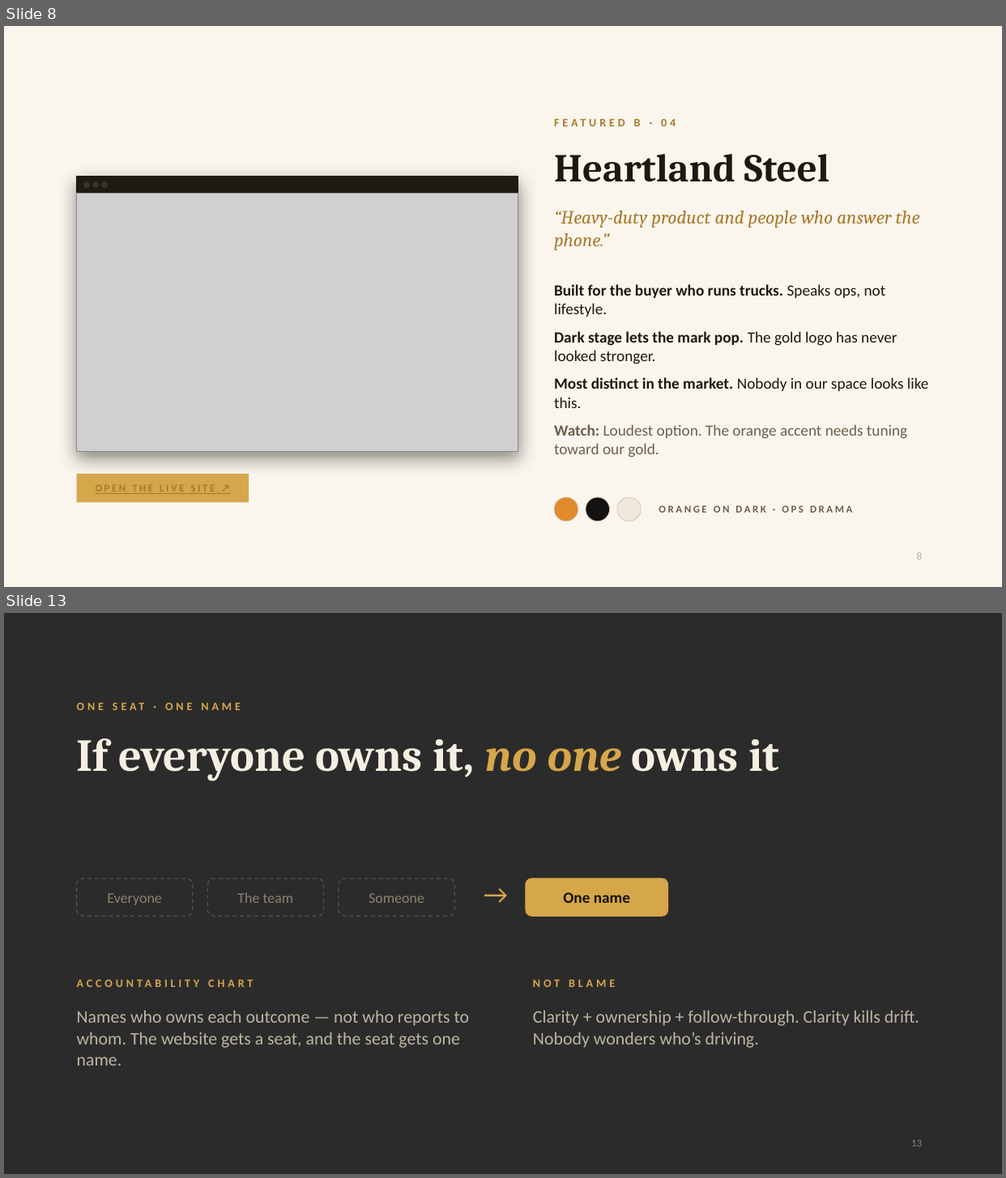
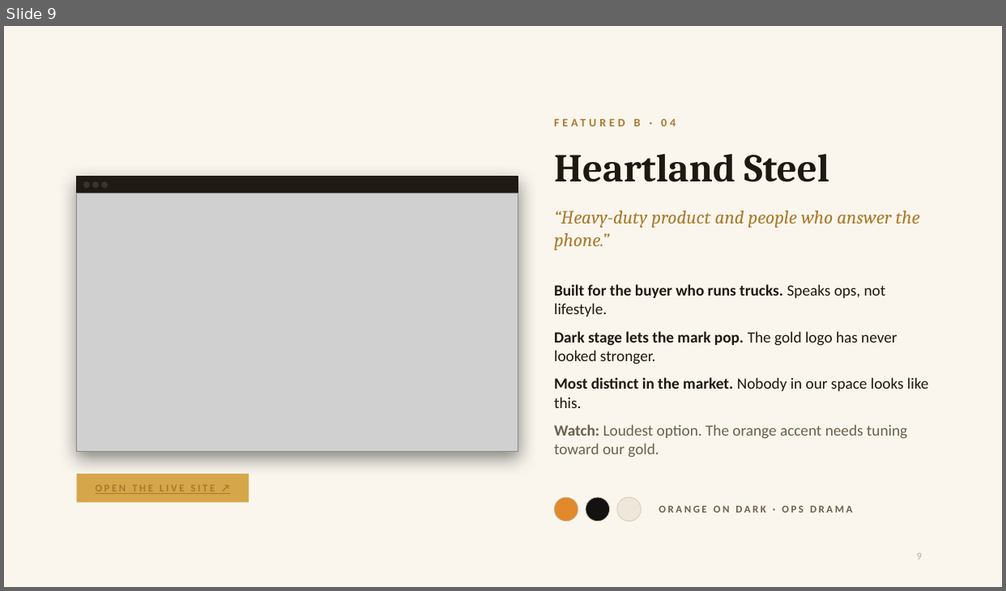
Before and after one commit to jpzllkfl/ace-design-presentation, a slide deck: ACE-Design-Review.pptx. Shown one above the other, each under a label of ours: slides 8 and 13 before the commit, slide 9 after it; the slides between them are not shown. The pictures are 1006x1178 and 1006x591 pixels, drawn with LibreOffice and Linux fonts; fonts in the diff are those of the drawing; grey boxes stand for pictures; background and template pictures are left out; a plain dark background stands for a picture behind light text. Boxes give left, top, right and bottom in pixels: in the first picture for what was removed or moved away, otherwise in the second. Text is boxed around its words. In the diff, an @@ line names an element or a change of style, - is before the commit and + after.

```diff
--- a/ACE-Design-Review.pptx
+++ b/ACE-Design-Review.pptx
@@ slide 13 removed at [4, 613, 1002, 1174], background picture (left out) @@
@@ text removed at [77, 699, 929, 726] @@
-ONE SEAT · ONE NAME
@@ title removed at [77, 739, 779, 781] @@
-If everyone owns it, no one owns it
@@ rounded rectangle removed at [77, 879, 193, 916] @@
-Everyone
@@ rounded rectangle removed at [207, 879, 324, 916] @@
-The team
@@ rounded rectangle removed at [339, 879, 454, 916] @@
-Someone
@@ text removed at [473, 877, 518, 914] @@
-→
@@ rounded rectangle removed at [526, 879, 668, 916] @@
-One name
@@ text removed at [77, 976, 473, 999] @@
-ACCOUNTABILITY CHART
@@ text removed at [533, 980, 615, 987] @@
-NOT BLAME
@@ text removed at [77, 1011, 470, 1066] @@
-Names who owns each outcome — not who reports to whom. The website gets a seat, and the seat gets one name.
@@ text removed at [533, 1011, 919, 1048] @@
-Clarity + ownership + follow-through. Clarity kills drift. Nobody wonders who’s driving.
@@ page number removed at [911, 1140, 922, 1147] @@
-13
@@ what was slide 8 is now slide 9 @@
```
Also in this commit, not shown: 10 slides changed, 6 slides added, 4 other slides removed, 4 other files.
